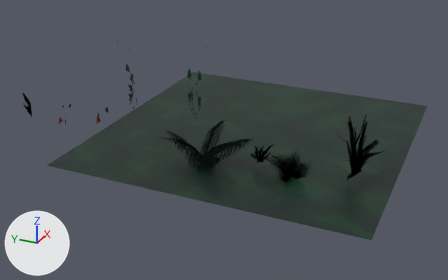
An edit to the Blender file GameLabGame/Assets/Models/plants.blend, drawn before and after from the same camera.
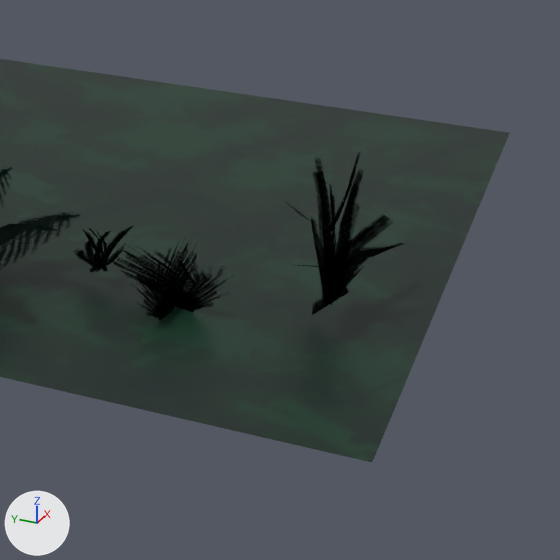
The first picture shows the older version from a 50 mm camera at (-12.56, -4.95, 6.56) aimed at (1.3, 1.28, -0.37). The close-ups show the older and then the newer version on the part from 49% to 100% of the width and 19% to 100% of the height of that picture. Only the edits that show in the close-ups are written down. Lighting does not change. The marker at lower left points along +X, +Y and +Z.

The older version as bpy lines, for what is in view:
```python
me_grassnew = bpy.data.meshes.new('grassnew')
me_grassnew.from_pydata(...)  # 4 vertices, 1 face; spans x -0.5..0.5, y -0.5..0.5, z 0.0
me_grassnew.materials.append(mat_grassnew)  # picture img_grassnew_png
me_plane = bpy.data.meshes.new('Plane')
me_plane.from_pydata(...)  # 72 vertices, 36 faces; spans x -0.88..1.77, y -0.29..0.83, z -1.23..1.11
me_plane.polygons.foreach_set('use_smooth', [True] * 36)
me_plane.materials.append(mat_plants)
me_plants_001 = bpy.data.meshes.new('plants.001')
me_plants_001.from_pydata(...)  # 34 vertices, 12 faces; spans x -0.69..0.58, y -0.25..1.29, z -0.75..0.88
me_plants_001.materials.append(mat_plants)
ob_fern = bpy.data.objects.new('Fern', me_plane)
ob_fern.location = (-0.54, 0.61, -0.21)
ob_fern.rotation_euler = (1.571, 0.0, 1.571)  # degrees (90, 0, 90)
ob_grassnew = bpy.data.objects.new('grassnew', me_grassnew)
ob_grassnew.location = (1.79, 0.52, -0.21)
ob_grassnew.scale = (7.82, 7.82, 7.82)
ob_tallfronds = bpy.data.objects.new('TallFronds', me_plants_001)
ob_tallfronds.location = (0.02, -2.51, 0.09)
ob_tallfronds.rotation_euler = (1.571, 0.0, 1.571)  # degrees (90, 0, 90)
# also in view: 'Grass1' at (-0.32, -1.06, 0.08); 'Grass2' at (-0.16, -0.35, 0.2)
```
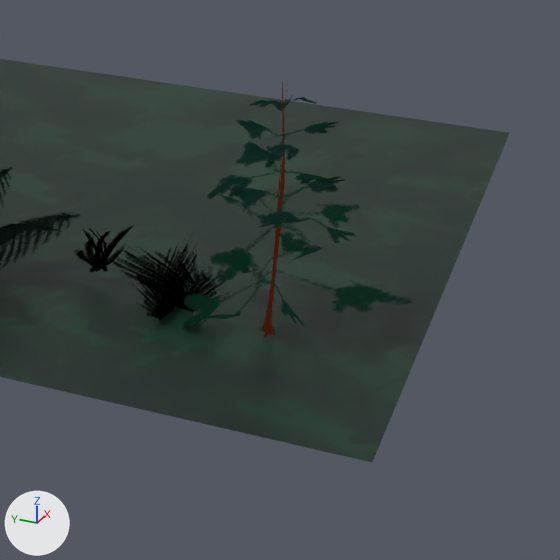
Diff of the bpy script that builds the scene:
```diff
--- a/GameLabGame/Assets/Models/plants.blend.py
+++ b/GameLabGame/Assets/Models/plants.blend.py
@@ me_plane_001 @@
+me_plane_001.from_pydata(...)  # 66 vertices, 28 faces; spans x -1.38..1.6, y -0.04..2.52, z -1.09..1.24
+me_plane_001.polygons.foreach_set('use_smooth', [True] * 28)
+me_plane_001.materials.append(mat_plants)
@@ ob_tallfronds @@
-ob_tallfronds = bpy.data.objects.new('TallFronds', me_plants_001)
-ob_tallfronds.location = (0.02, -2.51, 0.09)
-ob_tallfronds.rotation_euler = (1.571, 0.0, 1.571)  # degrees (90, 0, 90)
@@ ob_sapling @@
+ob_sapling = bpy.data.objects.new('Sapling', me_plane_001)
+ob_sapling.location = (-0.49, -2.09, -0.23)
+ob_sapling.rotation_euler = (1.571, 0.0, 0.0)  # degrees (90, 0, 0)
```

Changed parts and their boxes [x1, y1, x2, y2] in the close-ups (560 x 560 px):
'Sapling', added: after [182, 82, 411, 337]
'TallFronds', deleted: before [285, 151, 404, 315]
